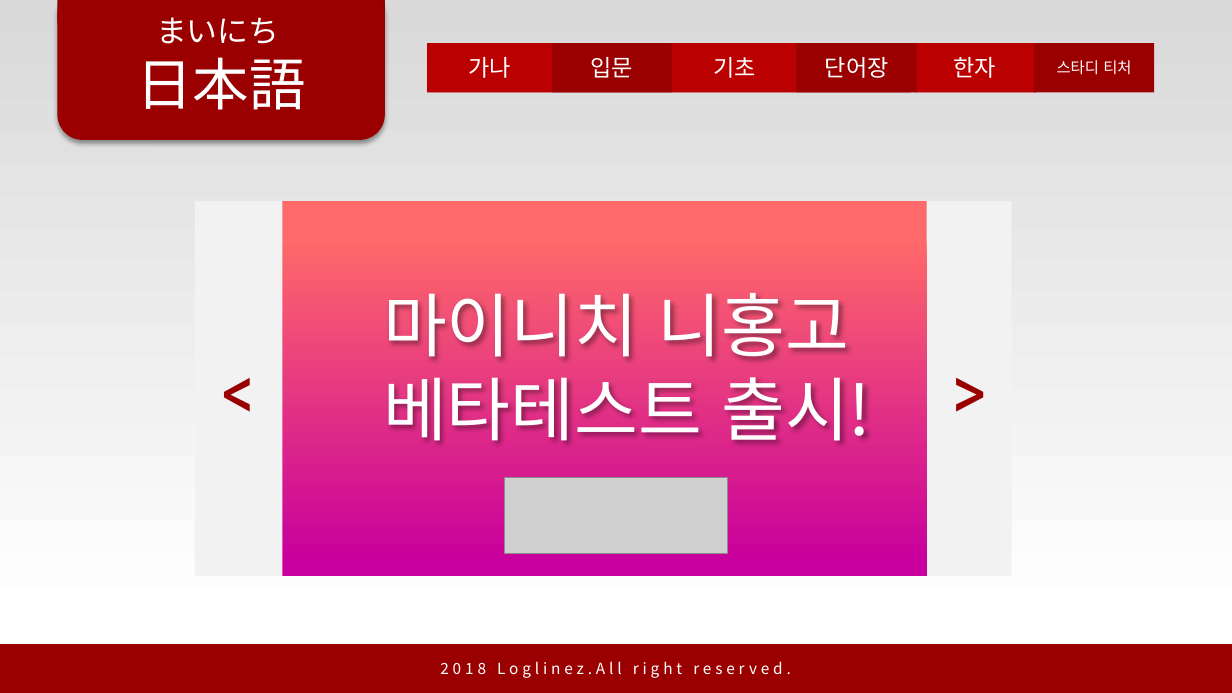
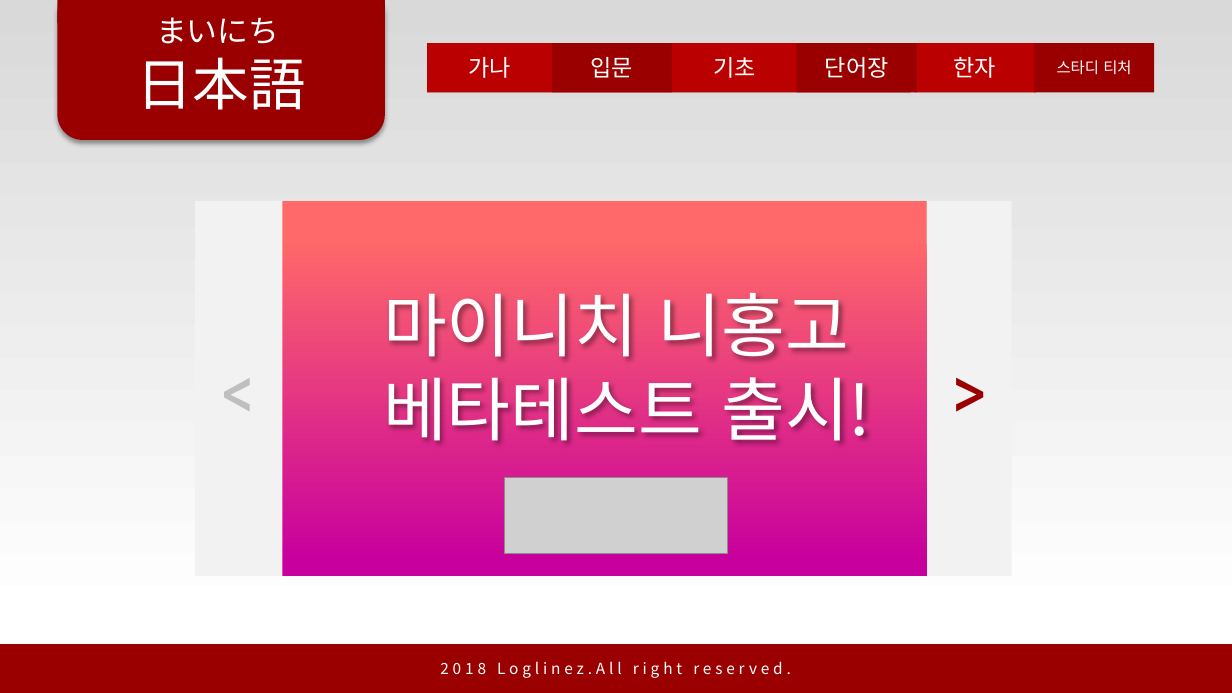
Before and after one commit to jaeyunSTRONE/nihonggo, a slide deck: slide 2 of 마이니치니홍고.pptx. Drawn at 1232x693 pixels with LibreOffice and Linux fonts; fonts in the diff are those of the drawing; grey boxes stand for pictures. Boxes give left, top, right and bottom in pixels: in the first picture for what was removed or moved away, otherwise in the second. Text is boxed around its words. In the diff, an @@ line names an element or a change of style, - is before the commit and + after.

```diff
--- a/마이니치니홍고.pptx
+++ b/마이니치니홍고.pptx
@@ rectangle "<" at bbox=[195, 201, 283, 576]: text colour #9A0000 to #BFBFBF @@
```
Also in this commit, not shown: 3 other slides changed, 24 slides added.
